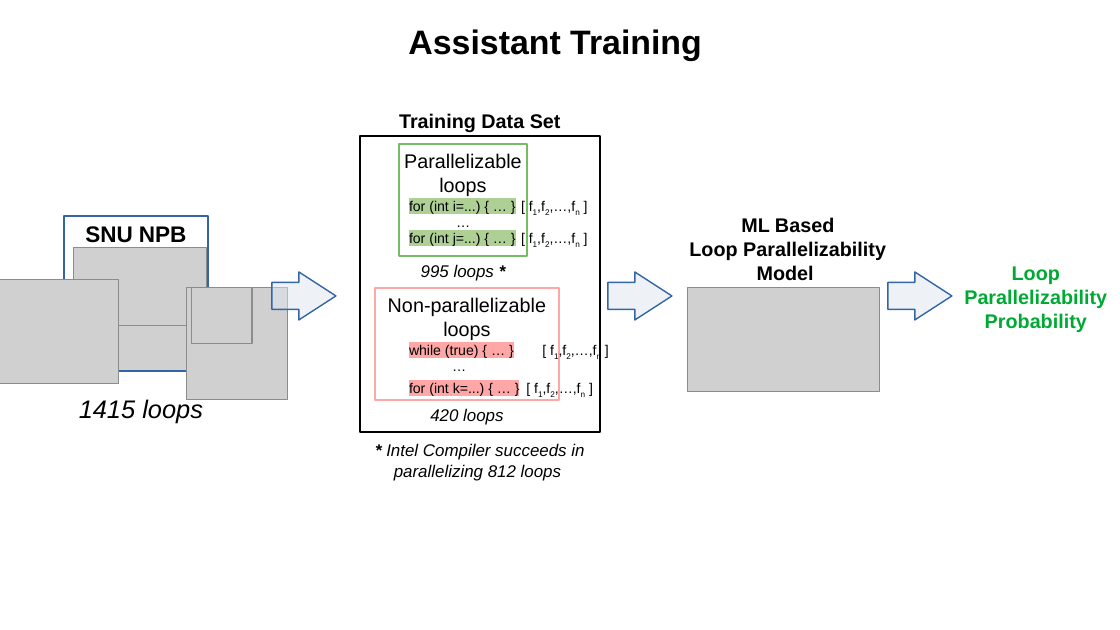
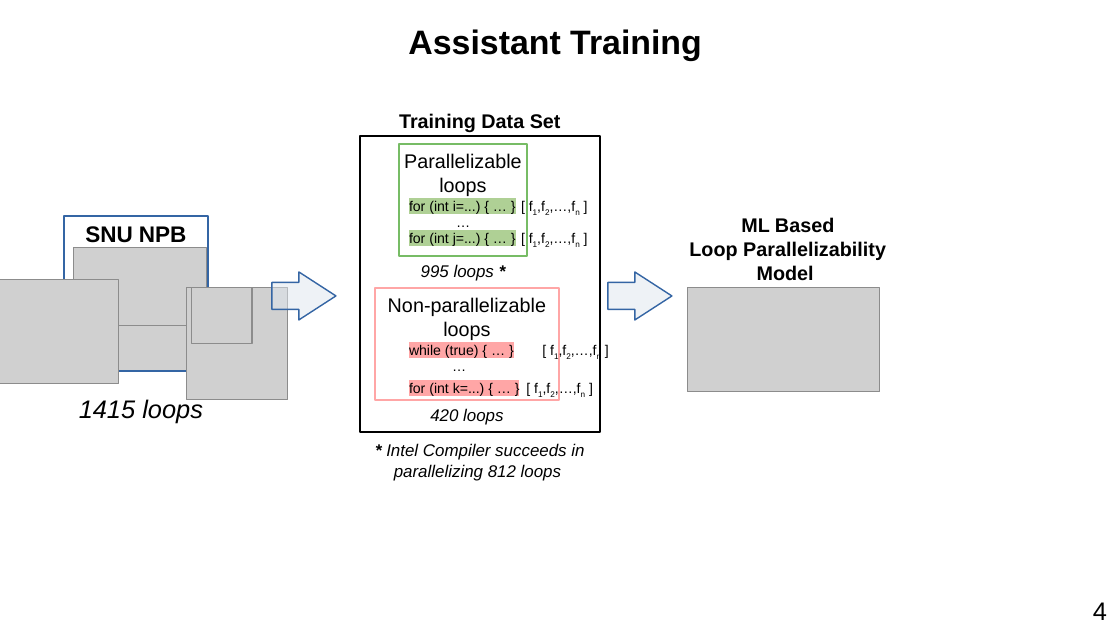
Before and after one commit to harel-coffee/PParMetrics-auto, a slide deck: slide 21 of doc/AI_SEPS_2019_talk/presentation.odp. Drawn at 1120x630 pixels with LibreOffice and Linux fonts; fonts in the diff are those of the drawing; grey boxes stand for pictures. Boxes give left, top, right and bottom in pixels: in the first picture for what was removed or moved away, otherwise in the second. Text is boxed around its words. In the diff, an @@ line names an element or a change of style, - is before the commit and + after.

```diff
--- a/doc/AI_SEPS_2019_talk/presentation.odp
+++ b/doc/AI_SEPS_2019_talk/presentation.odp
@@ text removed at (x1=964, y1=266, x2=1107, y2=332) @@
-Loop Parallelizability Probability
@@ right arrow removed at (x1=888, y1=272, x2=952, y2=320) @@
@@ text added at (x1=1093, y1=602, x2=1107, y2=620), 18 pt, text #000000 @@
+4
```
Also in this commit, not shown: 38 other slides changed, 2 slides added, 2 slides removed, 2 other files.
